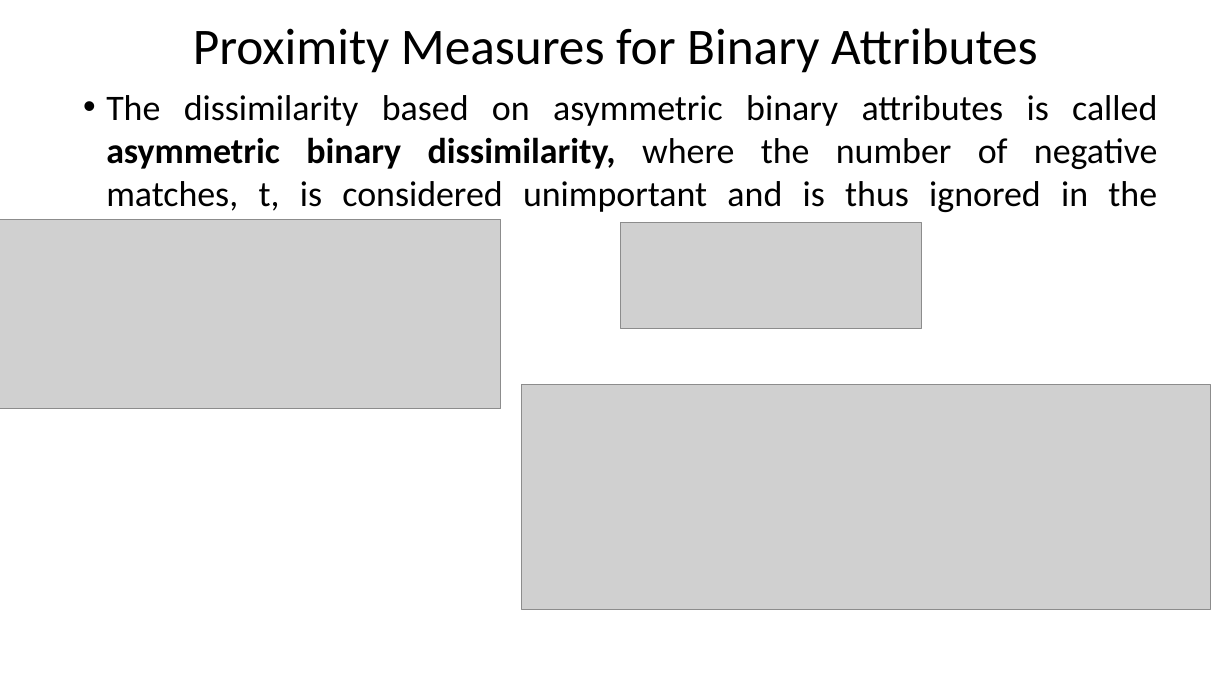
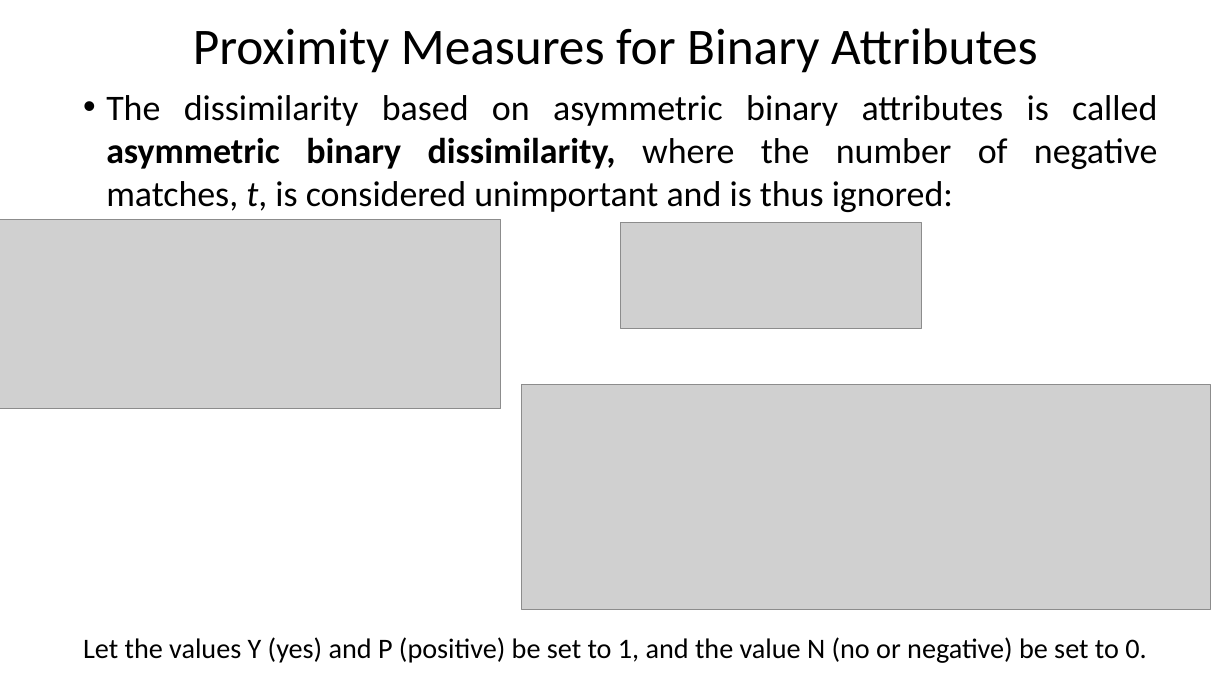
Before and after one commit to Gaurav-88074/MCA, a slide deck: slide 41 of SEM1/DATA MINING/2. Know Your Data (1).pptx. Drawn at 1232x693 pixels with LibreOffice and Linux fonts; fonts in the diff are those of the drawing; grey boxes stand for pictures. Boxes give left, top, right and bottom in pixels: in the first picture for what was removed or moved away, otherwise in the second. Text is boxed around its words. In the diff, an @@ line names an element or a change of style, - is before the commit and + after.

```diff
--- a/SEM1/DATA MINING/2. Know Your Data (1).pptx
+++ b/SEM1/DATA MINING/2. Know Your Data (1).pptx
@@ text at bbox=[83, 95, 1158, 663]: text changed @@
-• The dissimilarity based on asymmetric binary attributes is called asymmetric binary dissimilarity, where the number of negative matches, t, is considered unimportant and is thus ignored in the following computation:
+• The dissimilarity based on asymmetric binary attributes is called asymmetric binary dissimilarity, where the number of negative matches, t, is considered unimportant and is thus ignored:
+Let the values Y (yes) and P (positive) be set to 1, and the value N (no or negative) be set to 0.
```
Also in this commit, not shown: 12 other slides changed, 18 other files.
